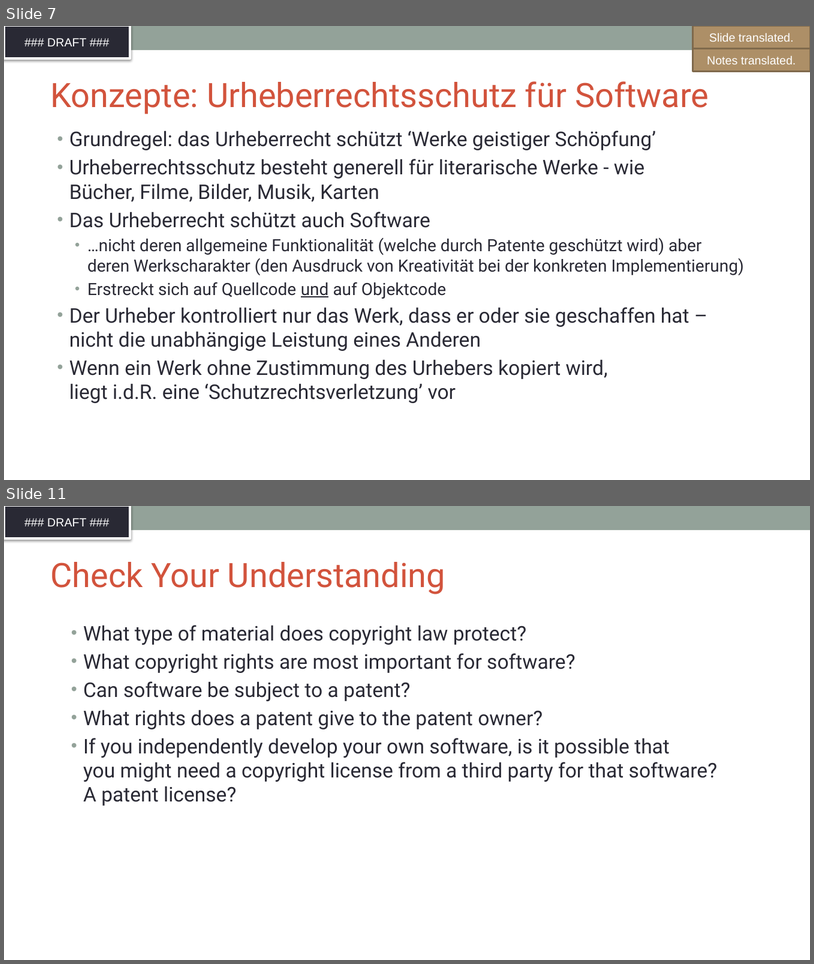
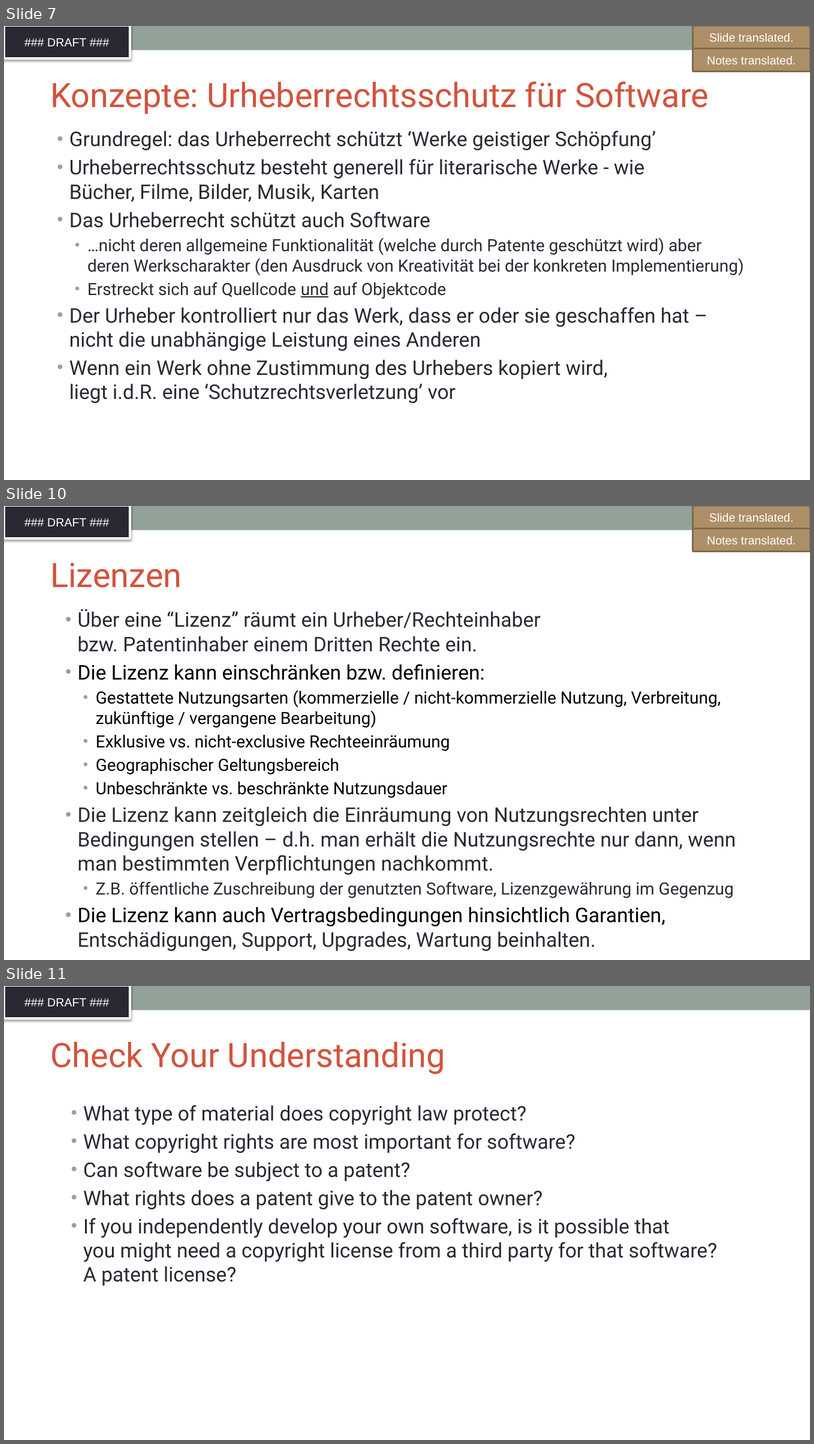
Before and after one commit to SThanheiser/curriculum, a slide deck: translation-DE/slides/DFT_openchain-curriculum-for-1-1_GER.pptx. Shown one above the other, each under a label of ours: slides 7 and 11 before the commit, slides 7, 10 and 11 after it; the slides between them are not shown. The pictures are 814x964 and 814x1444 pixels, drawn with LibreOffice and Linux fonts; fonts in the diff are those of the drawing; background and template pictures are left out. Boxes give left, top, right and bottom in pixels: in the first picture for what was removed or moved away, otherwise in the second. Text is boxed around its words. In the diff, an @@ line names an element or a change of style, - is before the commit and + after.

Commit message:
added translation for slide 8,9,10

```diff
--- a/translation-DE/slides/DFT_openchain-curriculum-for-1-1_GER.pptx
+++ b/translation-DE/slides/DFT_openchain-curriculum-for-1-1_GER.pptx
@@ slide 10 added at <box>4,506,810,960</box>, background #FFFFFF; not listed: 2 template elements that a slide beside it also shows @@
@@ rectangle added at <box>693,506,810,529</box>, fill #AD8F67, outline #806A4C 2 pt, 14 pt, text #FFFFFF @@
+Slide translated.
@@ rectangle added at <box>693,528,810,552</box>, fill #AD8F67, outline #806A4C 2 pt, 14 pt, text #FFFFFF @@
+Notes translated.
@@ title added at <box>50,562,182,588</box>, 40 pt, text #D2533C @@
+Lizenzen
@@ text added at <box>78,609,736,951</box>, 24 pt, text #292934 @@
+• Über eine “Lizenz” räumt ein Urheber/Rechteinhaber
+  bzw. Patentinhaber einem Dritten Rechte ein.
+• Die Lizenz kann einschränken bzw. definieren:
+  • Gestattete Nutzungsarten (kommerzielle / nicht-kommerzielle Nutzung, Verbreitung, zukünftige / vergangene Bearbeitung)
+  • Exklusive vs. nicht-exclusive Rechteeinräumung
+  • Geographischer Geltungsbereich
+  • Unbeschränkte vs. beschränkte Nutzungsdauer
+• Die Lizenz kann zeitgleich die Einräumung von Nutzungsrechten unter Bedingungen stellen – d.h. man erhält die Nutzungsrechte nur dann, wenn man bestimmten Verpflichtungen nachkommt.
+  • Z.B. öffentliche Zuschreibung der genutzten Software, Lizenzgewährung im Gegenzug
+• Die Lizenz kann auch Vertragsbedingungen hinsichtlich Garantien, Entschädigungen, Support, Upgrades, Wartung beinhalten.
```
Also in this commit, not shown: 2 other slides added, 3 slides removed.
